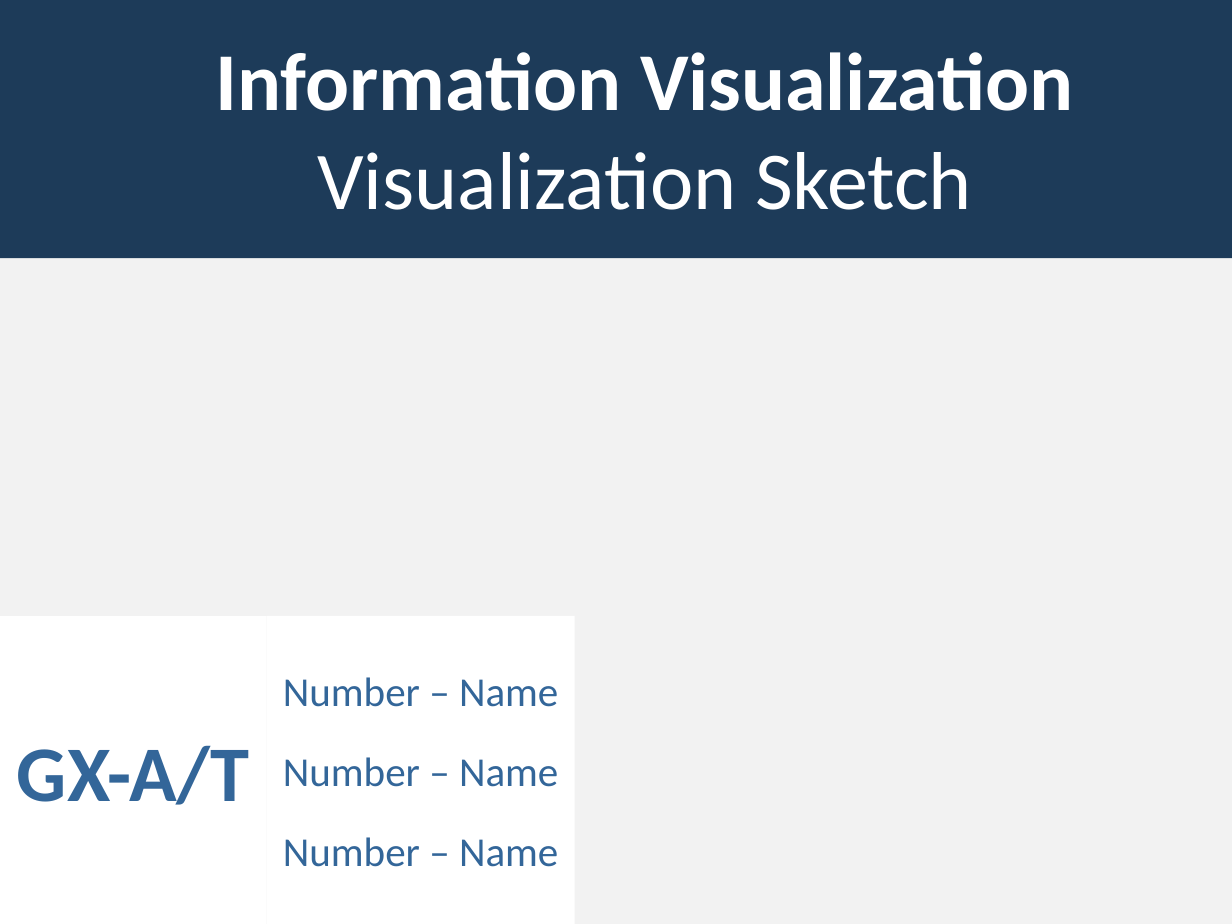
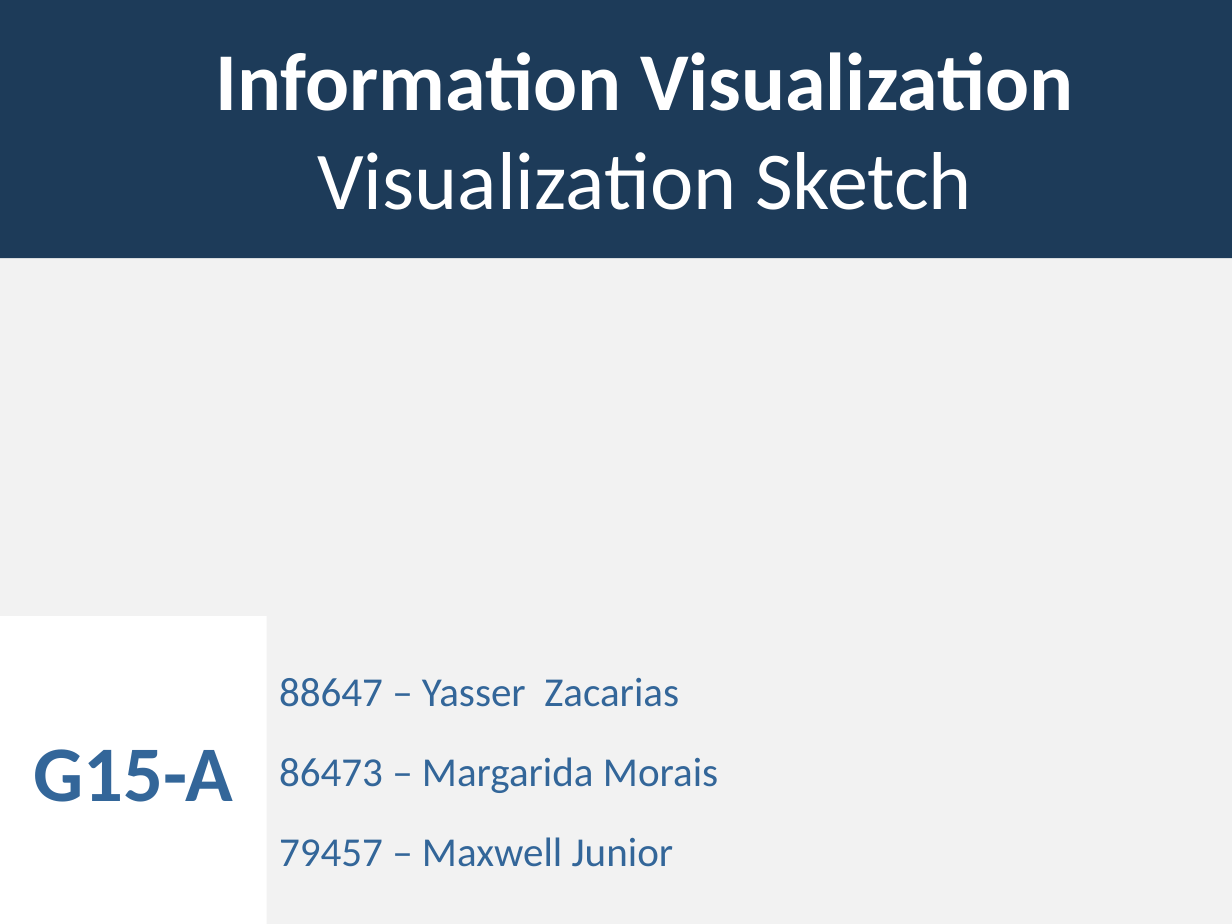
Before and after one commit to MargaridaMorais/information_visualization, a slide deck: slide 1 of CheckpointIII/CIII_G15.pptx. Drawn at 1232x924 pixels with LibreOffice and Linux fonts; fonts in the diff are those of the drawing; background and template pictures are left out. Boxes give left, top, right and bottom in pixels: in the first picture for what was removed or moved away, otherwise in the second. Text is boxed around its words. In the diff, an @@ line names an element or a change of style, - is before the commit and + after.

```diff
--- a/CheckpointIII/CIII_G15.pptx
+++ b/CheckpointIII/CIII_G15.pptx
@@ rectangle removed at [267, 616, 575, 924] @@
-Number – Name
-Number – Name
-Number – Name
@@ text added at [279, 678, 718, 867], 24 pt, text #336699 @@
+88647 – Yasser Zacarias
+86473 – Margarida Morais
+79457 – Maxwell Junior
@@ text at [34, 749, 233, 802]: text changed @@
-GX-A/T
+G15-A
```
Also in this commit, not shown: 1 other file.
